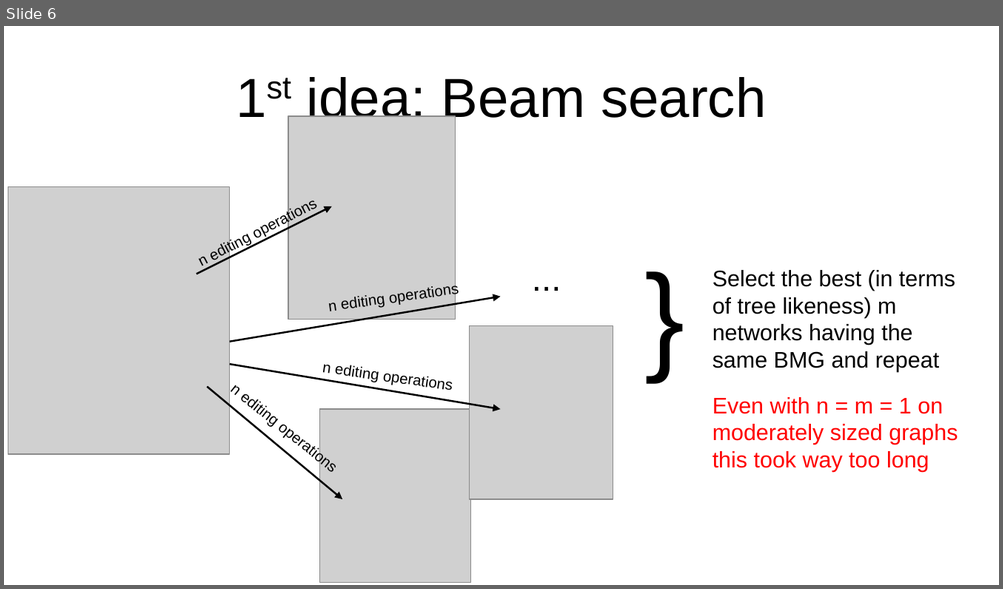
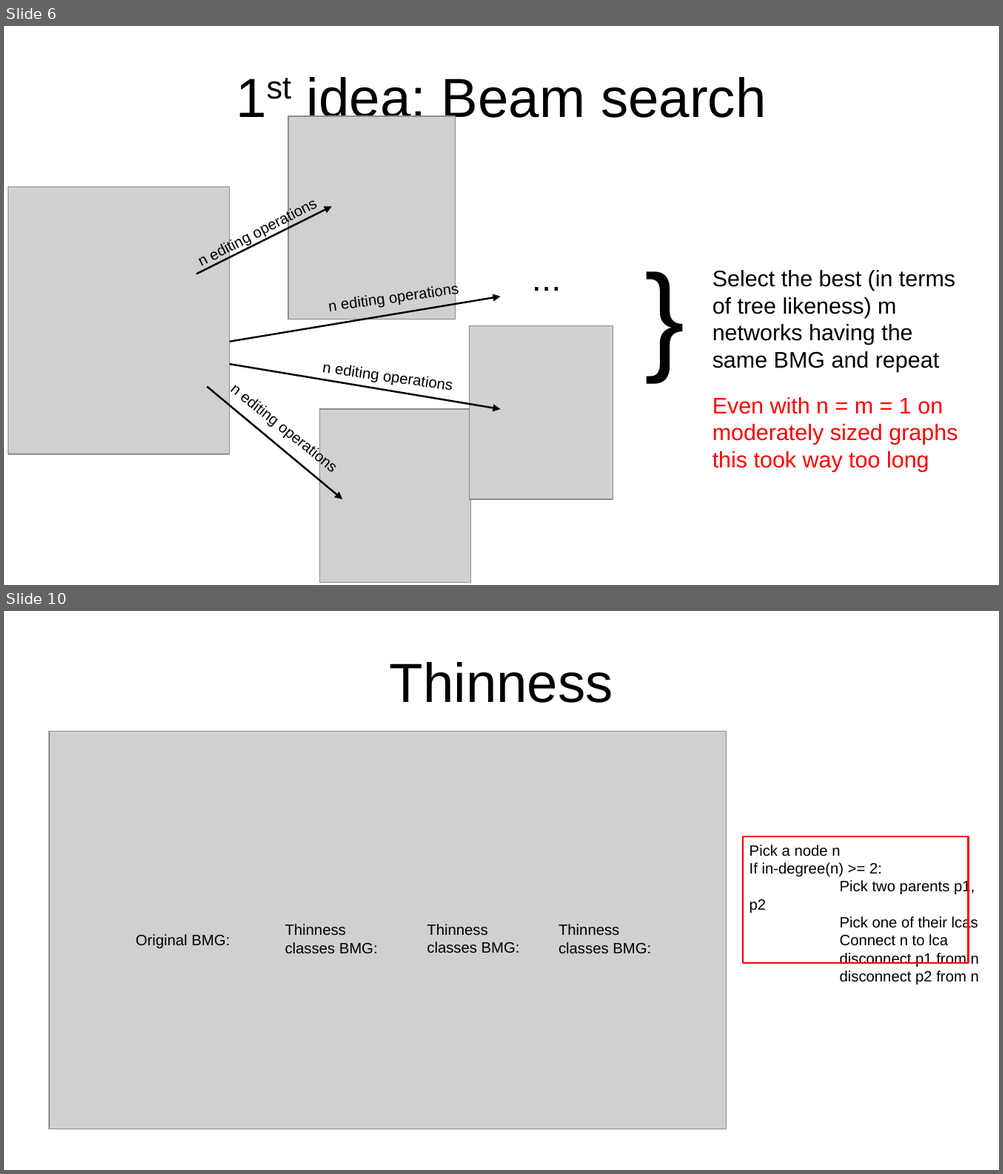
Before and after one commit to Maxisman/fortgeschrittene_Methoden_der_Bioinformatik, a slide deck: Presentation/Task2/Task2_slides.odp. Shown one above the other, each under a label of ours: slide 6 before the commit, slides 6 and 10 after it; the slides between them are not shown. The pictures are 1003x589 and 1003x1174 pixels, drawn with LibreOffice and Linux fonts; fonts in the diff are those of the drawing; grey boxes stand for pictures. Boxes give left, top, right and bottom in pixels: in the first picture for what was removed or moved away, otherwise in the second. Text is boxed around its words. In the diff, an @@ line names an element or a change of style, - is before the commit and + after.

```diff
--- a/Presentation/Task2/Task2_slides.odp
+++ b/Presentation/Task2/Task2_slides.odp
@@ slide 10 added at (4, 611, 999, 1170), background #FFFFFF @@
@@ title added at (390, 662, 613, 703), 44 pt, text #000000 @@
+Thinness
@@ picture added at (49, 732, 726, 1130) @@
@@ rectangle added at (743, 837, 969, 964), outline #FF0000 1.45 pt @@
@@ text added at (749, 845, 979, 985), 12 pt, text #000000 @@
+Pick a node n
+If in-degree(n) >= 2:
+Pick two parents p1, p2
+Pick one of their lcas
+Connect n to lca
+disconnect p1 from n
+disconnect p2 from n
@@ text added at (136, 934, 230, 949), 12 pt, text #000000 @@
+Original BMG:
@@ text added at (285, 924, 378, 954), 12 pt, text #000000 @@
+Thinness classes BMG:
@@ text added at (427, 924, 520, 953), 12 pt, text #000000 @@
+Thinness classes BMG:
@@ text added at (558, 924, 651, 954), 12 pt, text #000000 @@
+Thinness classes BMG:
```
Also in this commit, not shown: 1 slide changed, 2 other slides added, 4 other files.
